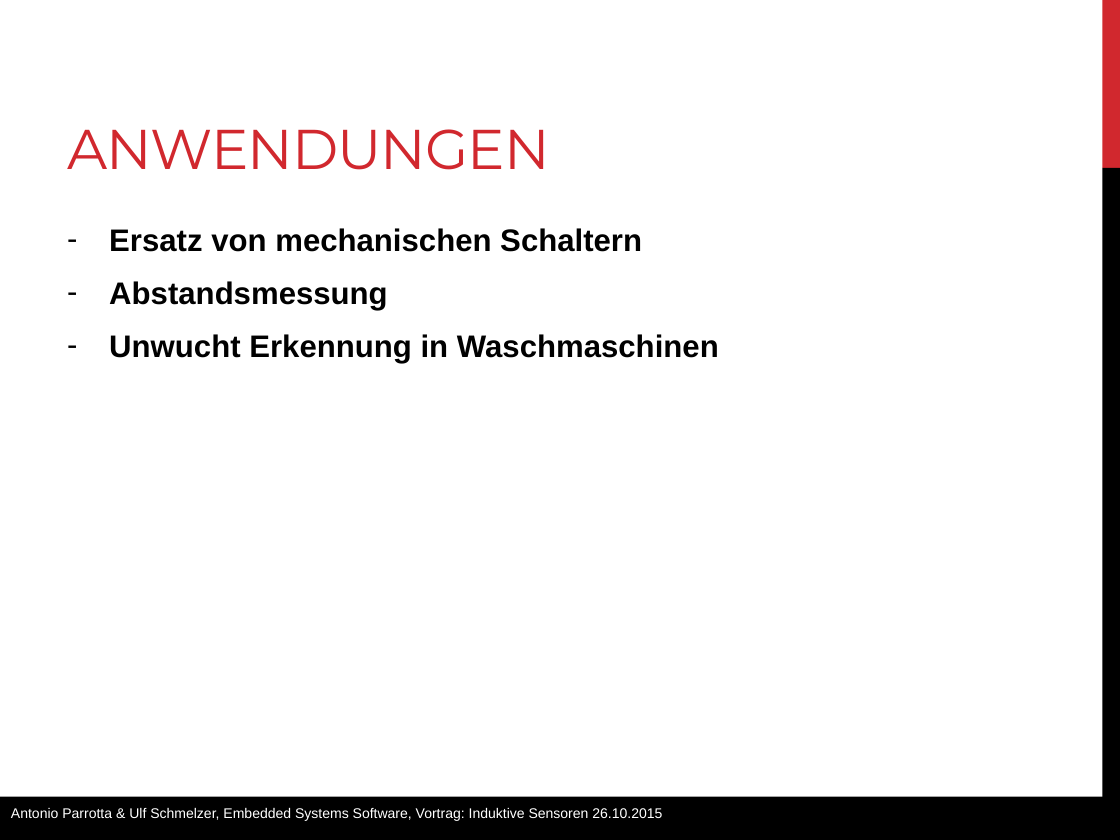
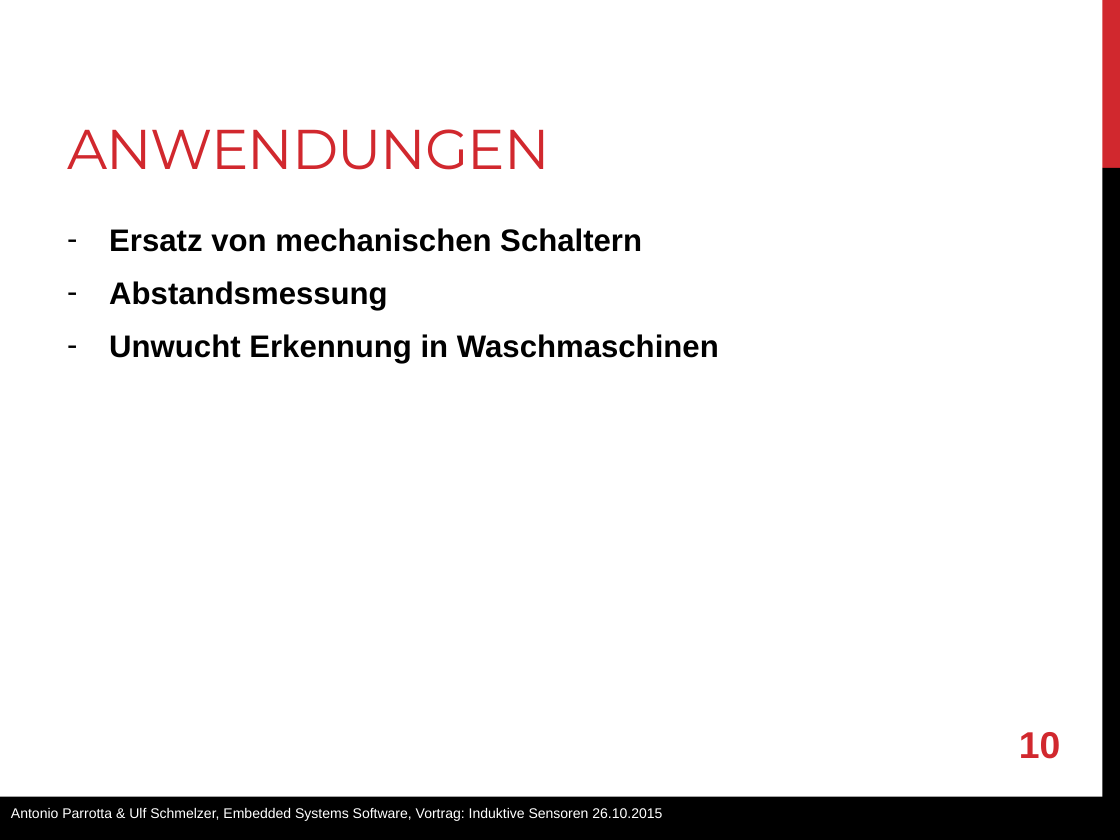
Before and after one commit to anpait00/TIB6, a slide deck: slide 10 of induktiv_sensoren.pptx (slide 9 before the commit). Drawn at 1120x840 pixels with LibreOffice and Linux fonts; fonts in the diff are those of the drawing. Boxes give left, top, right and bottom in pixels: in the first picture for what was removed or moved away, otherwise in the second. Text is boxed around its words. In the diff, an @@ line names an element or a change of style, - is before the commit and + after.

```diff
--- a/induktiv_sensoren.pptx
+++ b/induktiv_sensoren.pptx
@@ page number added at [1019, 732, 1060, 759], 24 pt, text #D1282E, bold @@
+10
```
Also in this commit, not shown: 8 other slides changed, 1 slide added.
